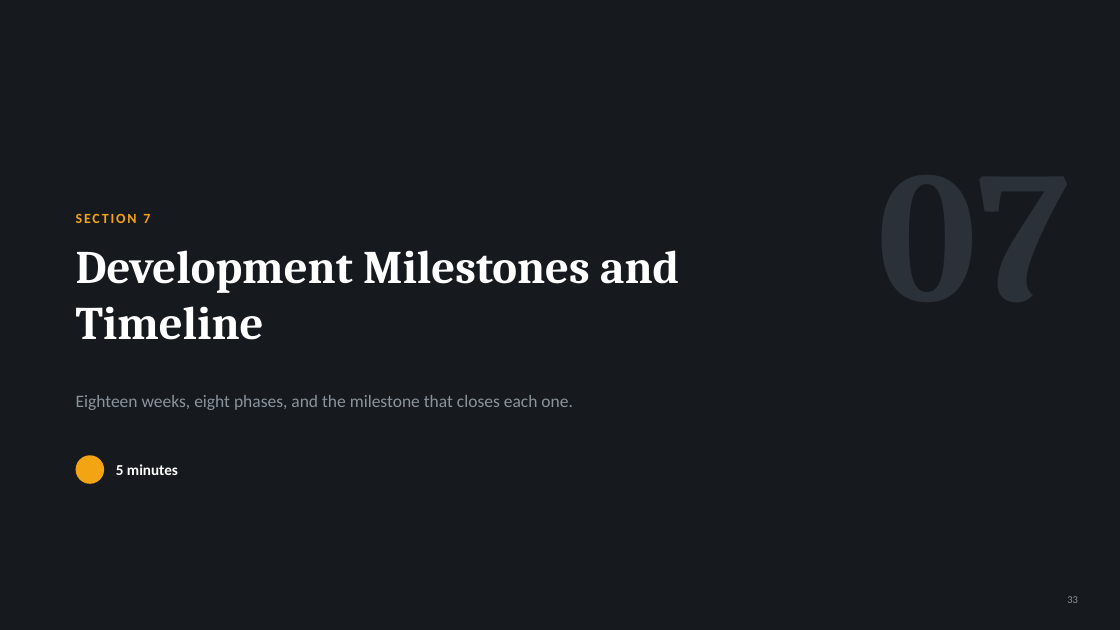
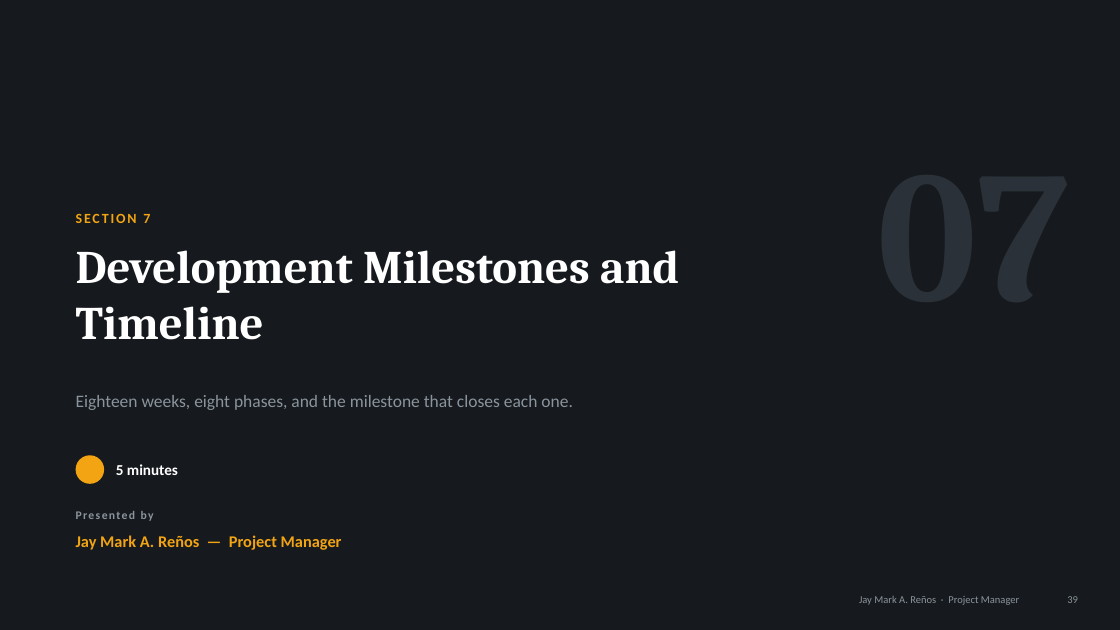
Before and after one commit to ruselportes/HRIS, a slide deck: slide 39 of docs/HRIS_Proposal_Hearing.pptx (slide 33 before the commit). Drawn at 1120x630 pixels with LibreOffice and Linux fonts; fonts in the diff are those of the drawing. Boxes give left, top, right and bottom in pixels: in the first picture for what was removed or moved away, otherwise in the second. Text is boxed around its words. In the diff, an @@ line names an element or a change of style, - is before the commit and + after.

```diff
--- a/docs/HRIS_Proposal_Hearing.pptx
+++ b/docs/HRIS_Proposal_Hearing.pptx
@@ text added at [76, 511, 154, 521], 10 pt, text #8A949D, bold @@
+Presented by
@@ text added at [76, 535, 342, 550], 14 pt, text #F2A413, bold @@
+Jay Mark A. Reños — Project Manager
@@ text added at [859, 596, 1019, 605], 9 pt, text #8A949D @@
+Jay Mark A. Reños · Project Manager
```
Also in this commit, not shown: 35 other slides changed, 7 slides added, 1 slide removed, 2 other files.
